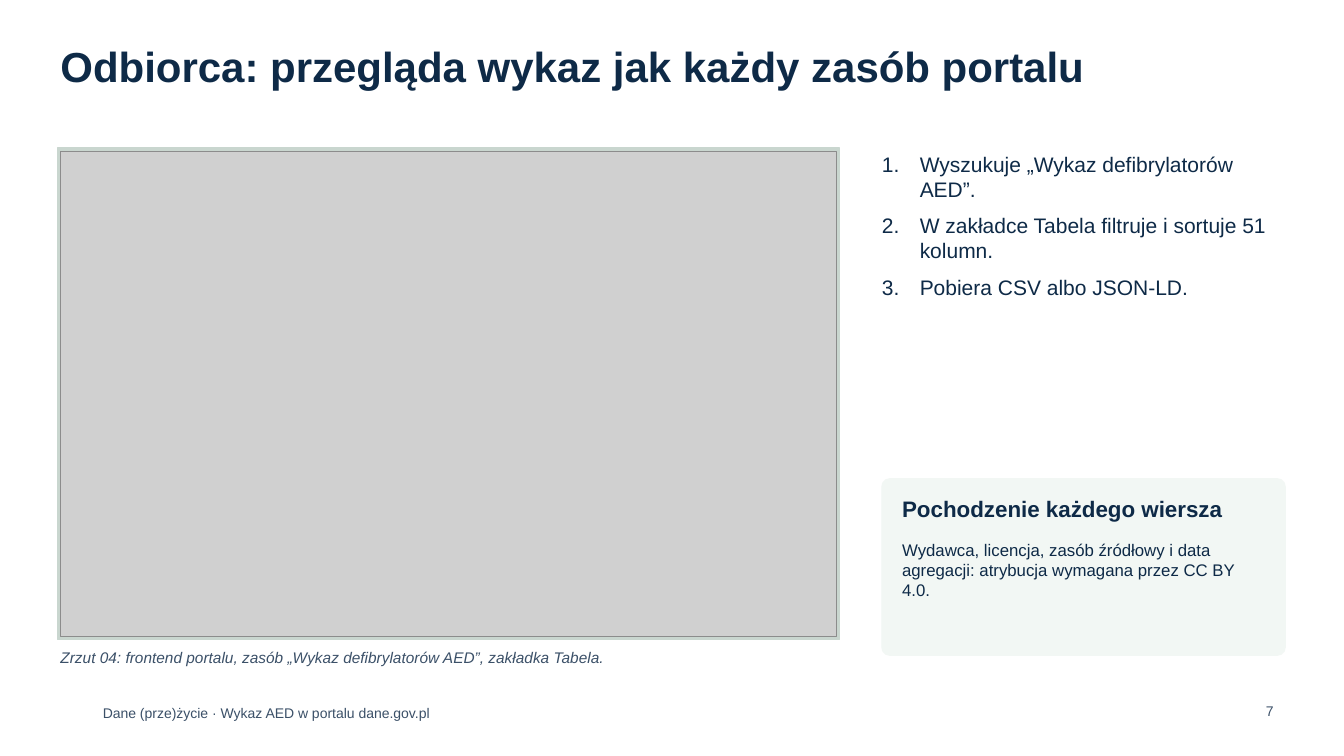
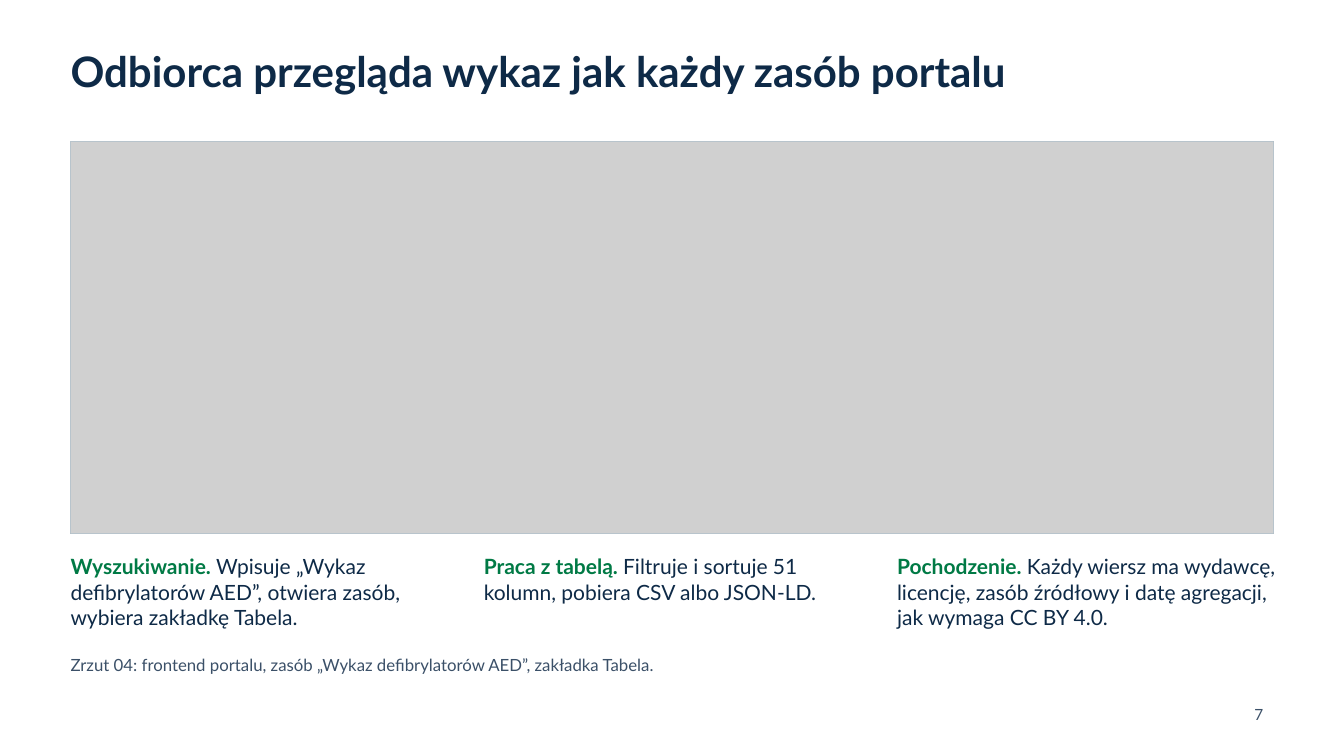
Before and after one commit to Bleidhu/Hack_Nation_2026_Open_AED, a slide deck: slide 7 of ZGLOSZENIE/prezentacja/dane_przezycie_prezentacja.pptx. Drawn at 1344x756 pixels with LibreOffice and Linux fonts; fonts in the diff are those of the drawing; grey boxes stand for pictures; background and template pictures are left out. Boxes give left, top, right and bottom in pixels: in the first picture for what was removed or moved away, otherwise in the second. Text is boxed around its words. In the diff, an @@ line names an element or a change of style, - is before the commit and + after.

Commit message:
Prezentacja, księga znaku i prototyp: mniej szablonowego wyglądu
Prezentacja: różne kompozycje slajdów zamiast siatek kart i rzędów kafelków, krój Atkinson Hyperlegible zamiast Arial, bez stopki na każdym slajdzie.
Księga znaku: bez etykietek nad nagłówkami, mniej zaokrąglonych ramek.
Prototyp: numery sekcji jako zwykły tekst. Odświeżona paczka ZGLOSZENIE/.

```diff
--- a/ZGLOSZENIE/prezentacja/dane_przezycie_prezentacja.pptx
+++ b/ZGLOSZENIE/prezentacja/dane_przezycie_prezentacja.pptx
@@ title at bbox=[71, 55, 1006, 95]: text changed; font Arial to Lato @@
-Odbiorca: przegląda wykaz jak każdy zasób portalu
+Odbiorca przegląda wykaz jak każdy zasób portalu
@@ rectangle removed at bbox=[57, 148, 840, 639] @@
@@ picture: place and size @@
-picture at bbox=[60, 151, 837, 636]
+picture at bbox=[71, 141, 1273, 533]
@@ rectangle added at bbox=[71, 141, 1273, 533], outline #B8C4CC 0.75 pt @@
@@ rounded rectangle removed at bbox=[882, 479, 1286, 655] @@
@@ text removed at bbox=[902, 500, 1222, 522] @@
-Pochodzenie każdego wiersza
@@ text added at bbox=[71, 558, 400, 629], 15 pt, text #0E2A47 @@
+Wyszukiwanie. Wpisuje „Wykaz defibrylatorów AED”, otwiera zasób, wybiera zakładkę Tabela.
@@ text at bbox=[484, 558, 816, 604]: text changed; font Arial to Lato @@
-1. Wyszukuje „Wykaz defibrylatorów AED”.
-2. W zakładce Tabela filtruje i sortuje 51 kolumn.
-3. Pobiera CSV albo JSON-LD.
+Praca z tabelą. Filtruje i sortuje 51 kolumn, pobiera CSV albo JSON-LD.
@@ text at bbox=[897, 558, 1275, 629]: text changed; size 12 to 15 pt; font Arial to Lato @@
-Wydawca, licencja, zasób źródłowy i data agregacji: atrybucja wymagana przez CC BY 4.0.
+Pochodzenie. Każdy wiersz ma wydawcę, licencję, zasób źródłowy i datę agregacji, jak wymaga CC BY 4.0.
@@ text "Zrzut 04: frontend portalu, zasób ...": place and size @@
-text "Zrzut 04: frontend portalu, zasób ..." at bbox=[60, 651, 604, 666]
+text "Zrzut 04: frontend portalu, zasób ..." at bbox=[71, 658, 654, 674]
@@ text "Zrzut 04: frontend portalu, zasób ..." at bbox=[71, 658, 654, 674]: size 11 to 12 pt, font Arial to Lato, italic off; more space between paragraphs @@
@@ text removed at bbox=[103, 708, 430, 721] @@
-Dane (prze)życie · Wykaz AED w portalu dane.gov.pl
@@ page number: place and size @@
-page number at bbox=[1266, 706, 1274, 716]
+page number at bbox=[1254, 709, 1263, 720]
@@ page number at bbox=[1254, 709, 1263, 720]: size 10 to 11 pt, font Arial to Lato @@
```
Also in this commit, not shown: 13 other slides changed, 12 other files.
